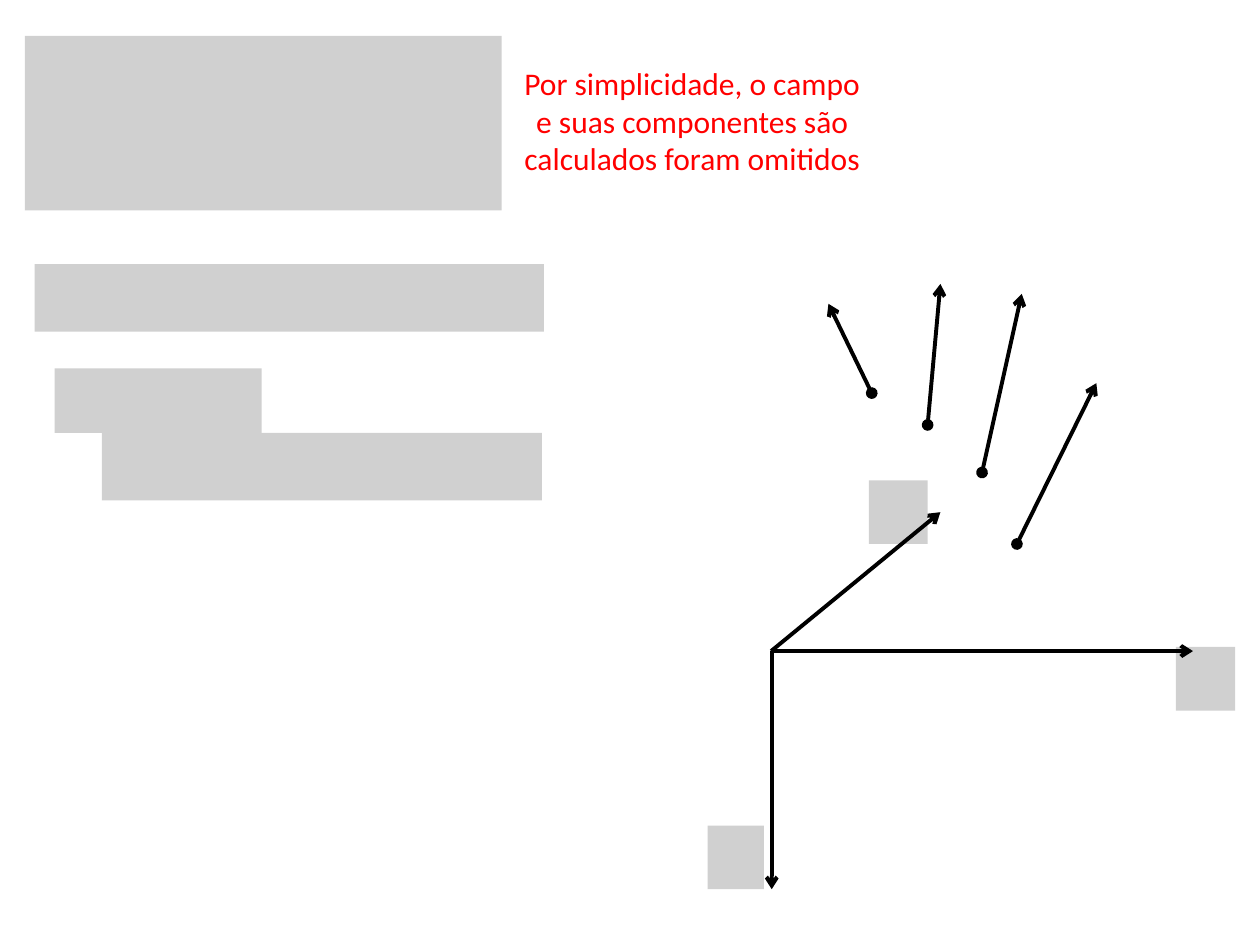
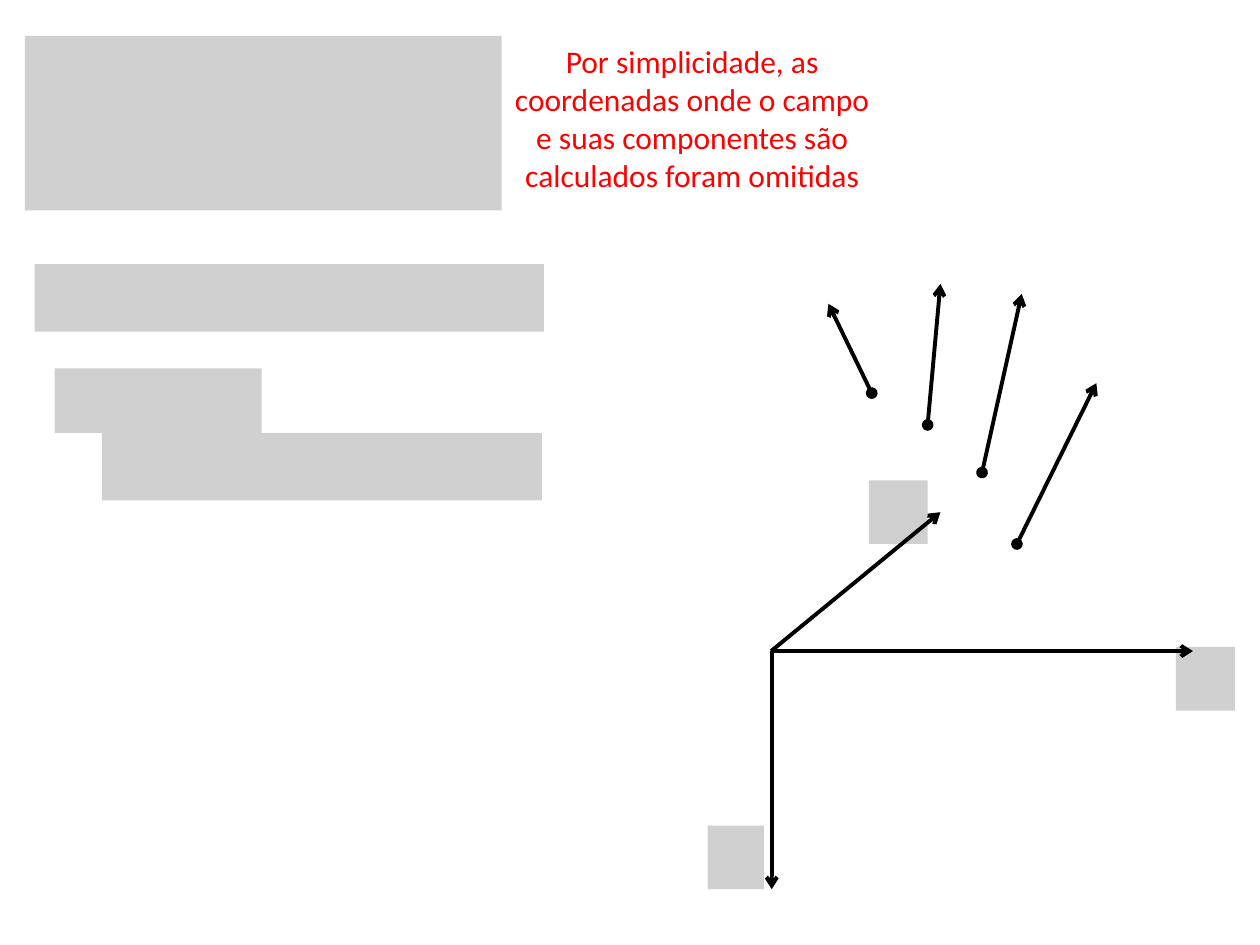
Before and after one commit to pinga-lab/CE-VII-SimBGf-2016, a slide deck: slide 19 of slides/7_integral_continuacao.pptx. Drawn at 1260x945 pixels with LibreOffice and Linux fonts; fonts in the diff are those of the drawing; grey boxes stand for pictures. Boxes give left, top, right and bottom in pixels: in the first picture for what was removed or moved away, otherwise in the second. Text is boxed around its words. In the diff, an @@ line names an element or a change of style, - is before the commit and + after.

```diff
--- a/slides/7_integral_continuacao.pptx
+++ b/slides/7_integral_continuacao.pptx
@@ text at (515, 51, 869, 188): text changed @@
-Por simplicidade, o campo e suas componentes são calculados foram omitidos
+Por simplicidade, as coordenadas onde o campo e suas componentes são calculados foram omitidas
```
Also in this commit, not shown: 7 other slides changed, 13 slides added.
